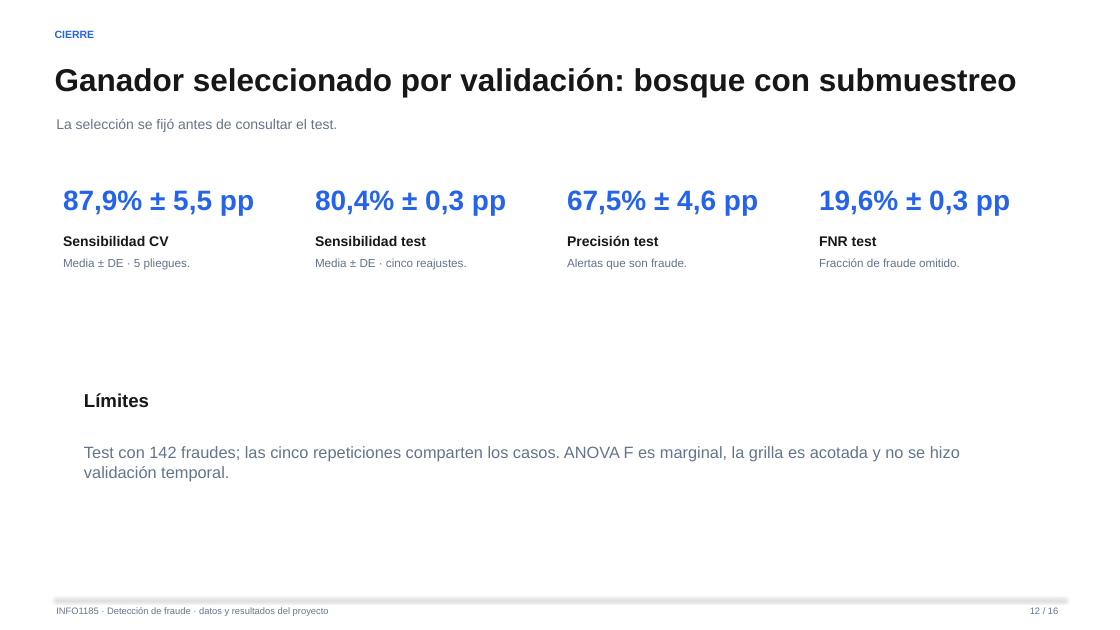
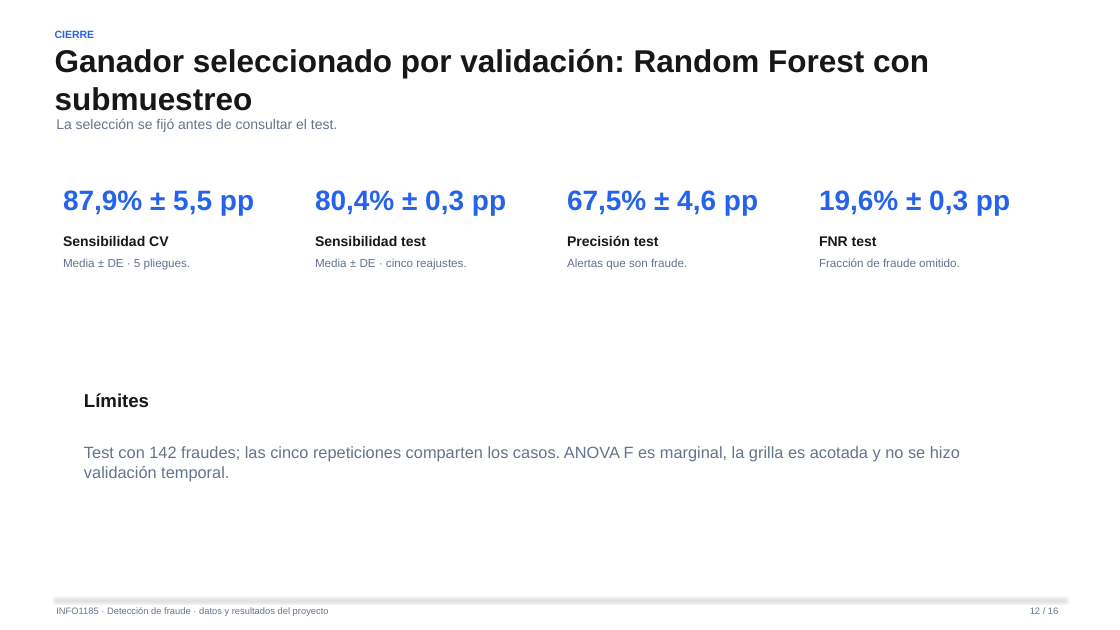
Before and after one commit to FernandoValdes01/Fraudetection, a slide deck: slide 12 of documentacion/presentacion/canva/presentacion.pptx. Drawn at 1120x630 pixels with LibreOffice and Linux fonts; fonts in the diff are those of the drawing. Boxes give left, top, right and bottom in pixels: in the first picture for what was removed or moved away, otherwise in the second. Text is boxed around its words. In the diff, an @@ line names an element or a change of style, - is before the commit and + after.

```diff
--- a/documentacion/presentacion/canva/presentacion.pptx
+++ b/documentacion/presentacion/canva/presentacion.pptx
@@ text at [55, 49, 929, 111]: text changed @@
-Ganador seleccionado por validación: bosque con submuestreo
+Ganador seleccionado por validación: Random Forest con submuestreo
```
Also in this commit, not shown: 3 other slides changed, 13 other files.
